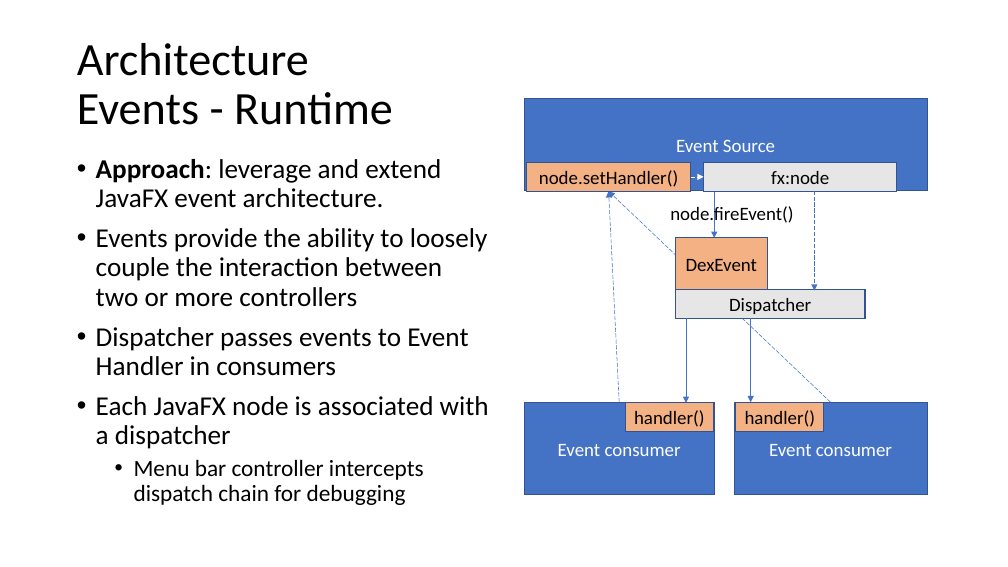
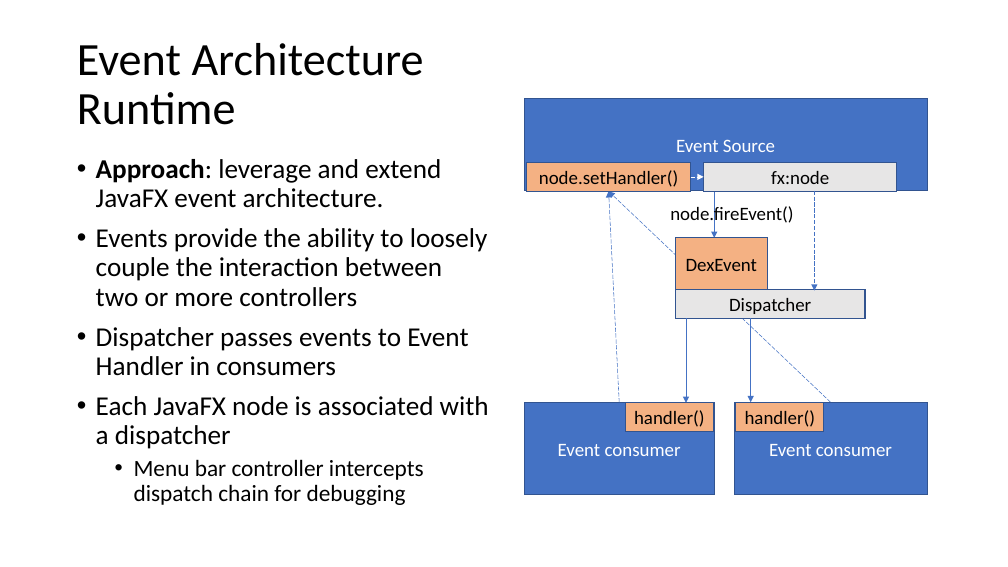
Before and after one commit to OpenTravel/OTM-DE-Utilities, a slide deck: slide 14 of otm-dex/OTM-DEX Architecture.pptx (slide 23 before the commit). Drawn at 1008x567 pixels with LibreOffice and Linux fonts; fonts in the diff are those of the drawing. Boxes give left, top, right and bottom in pixels: in the first picture for what was removed or moved away, otherwise in the second. Text is boxed around its words. In the diff, an @@ line names an element or a change of style, - is before the commit and + after.

```diff
--- a/otm-dex/OTM-DEX Architecture.pptx
+++ b/otm-dex/OTM-DEX Architecture.pptx
@@ title at bbox=[77, 43, 424, 125]: text changed @@
-Architecture
-Events - Runtime
+Event Architecture
+Runtime
```
Also in this commit, not shown: 3 other slides changed, 4 slides added, 1 slide removed.
